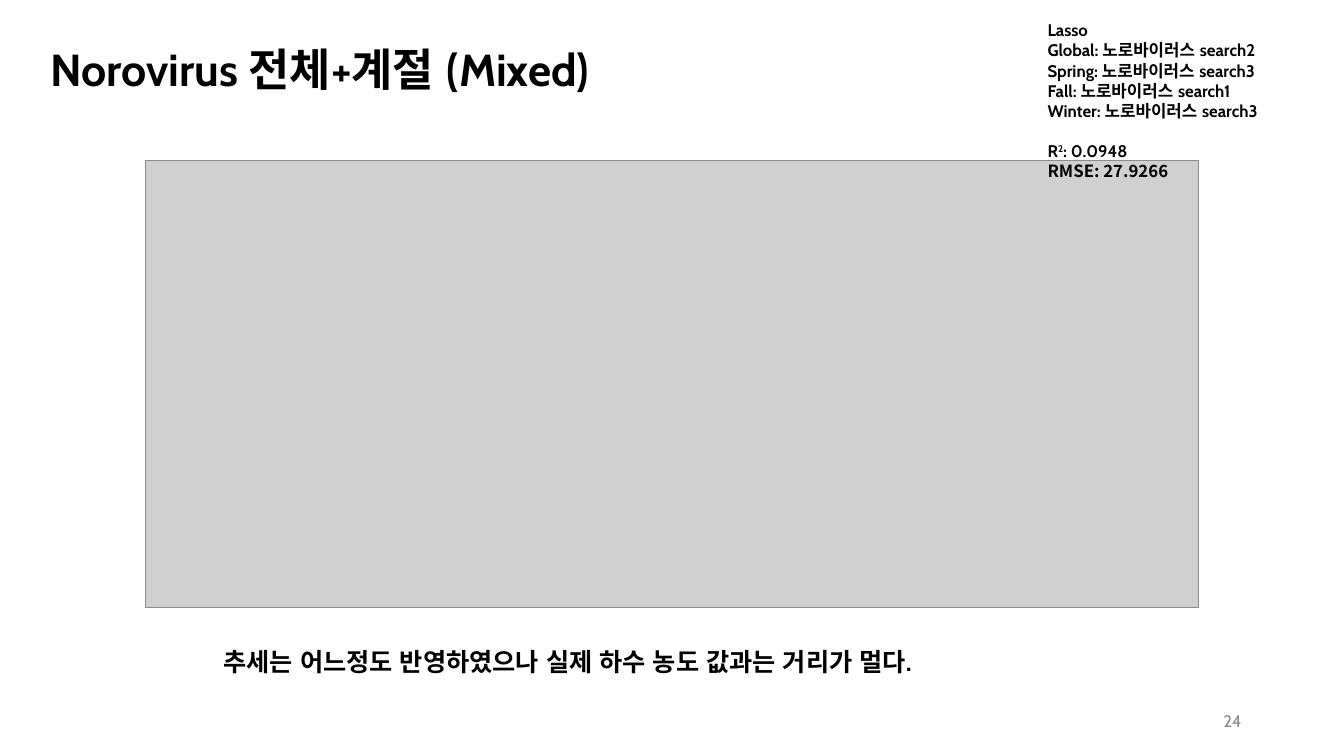
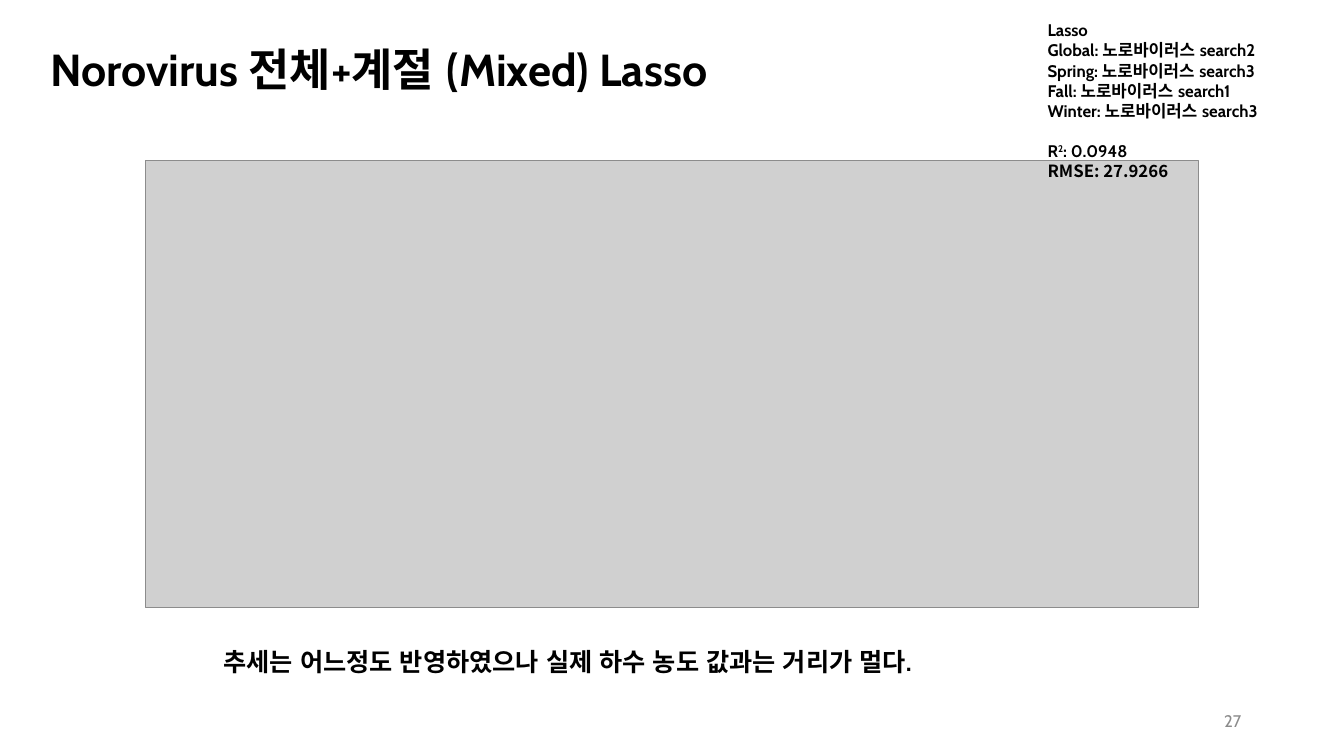
Before and after one commit to sjnkang/EpiSearch, a slide deck: slide 27 of meeting/2026-09-22.pptx (slide 24 before the commit). Drawn at 1344x756 pixels with LibreOffice and Linux fonts; fonts in the diff are those of the drawing; grey boxes stand for pictures. Boxes give left, top, right and bottom in pixels: in the first picture for what was removed or moved away, otherwise in the second. Text is boxed around its words. In the diff, an @@ line names an element or a change of style, - is before the commit and + after.

```diff
--- a/meeting/2026-09-22.pptx
+++ b/meeting/2026-09-22.pptx
@@ title at [50, 48, 707, 92]: text changed @@
-Norovirus 전체+계절 (Mixed)
+Norovirus 전체+계절 (Mixed) Lasso
@@ page number at [1224, 715, 1241, 727]: text changed @@
-24
+27
```
Also in this commit, not shown: 6 other slides changed, 3 slides added, 8 other files.
